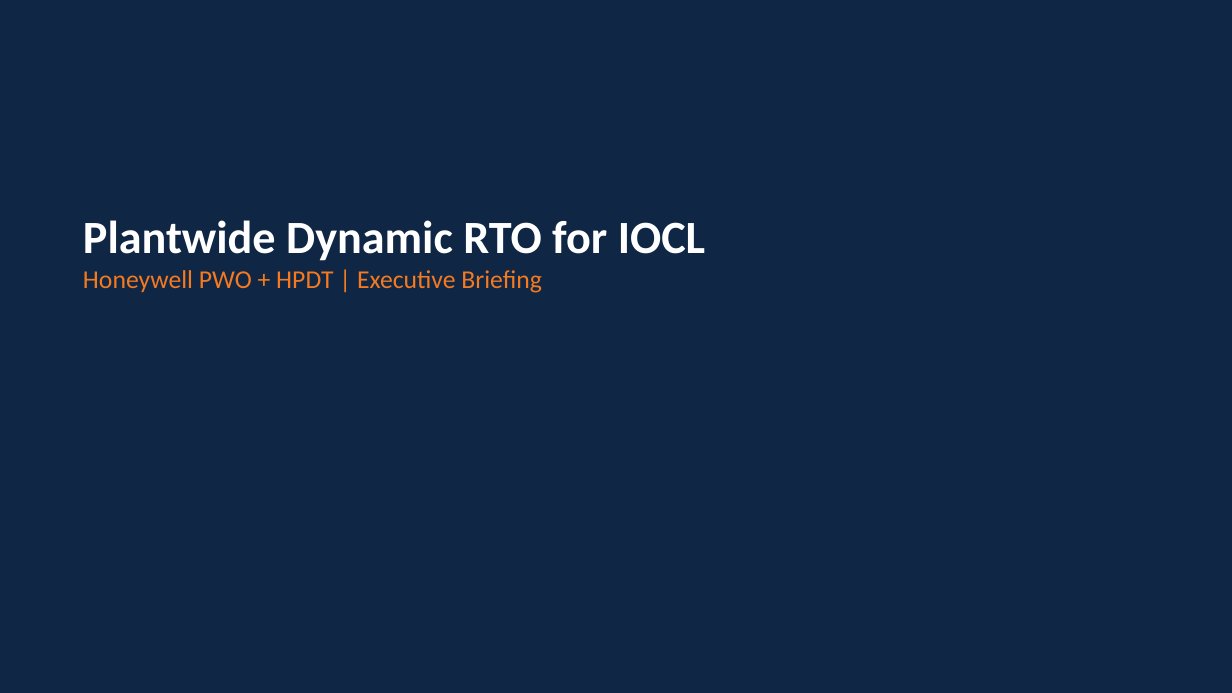
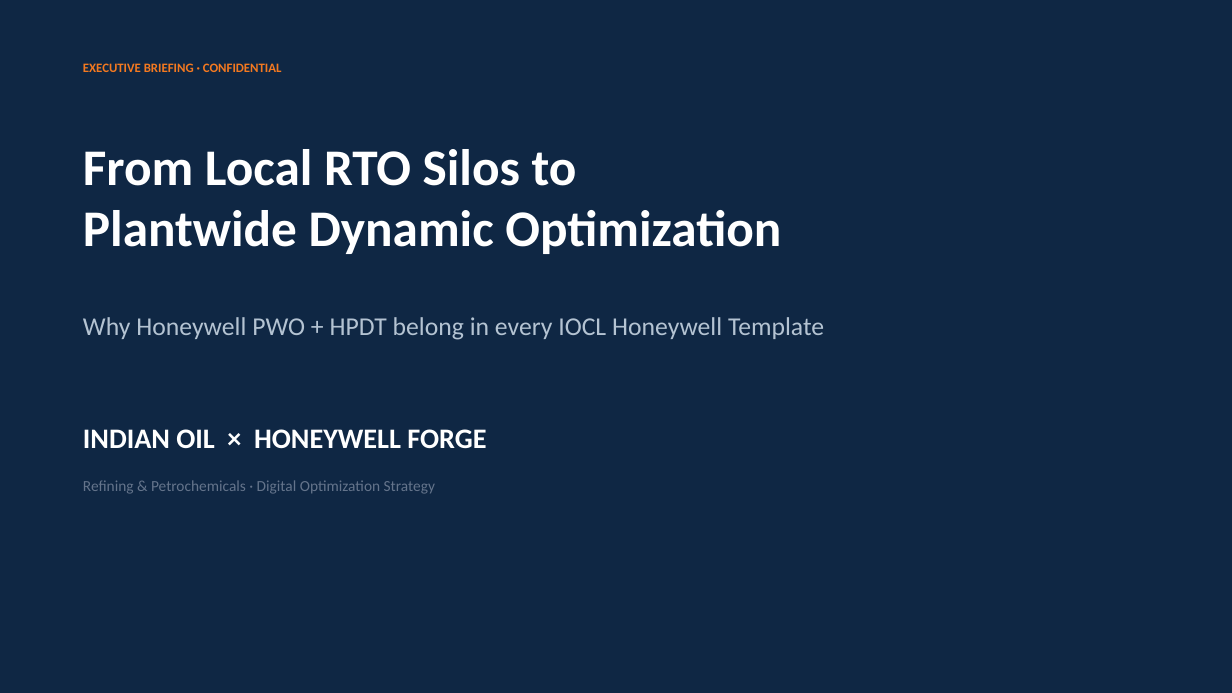
Before and after one commit to Zeeshanalam1994/LeadScoring, a slide deck: slide 1 of IOCL_Honeywell_PWO_Presentation/IOCL_Honeywell_PWO_Executive.pptx. Drawn at 1232x693 pixels with LibreOffice and Linux fonts; fonts in the diff are those of the drawing. Boxes give left, top, right and bottom in pixels: in the first picture for what was removed or moved away, otherwise in the second. Text is boxed around its words. In the diff, an @@ line names an element or a change of style, - is before the commit and + after.

```diff
--- a/IOCL_Honeywell_PWO_Presentation/IOCL_Honeywell_PWO_Executive.pptx
+++ b/IOCL_Honeywell_PWO_Presentation/IOCL_Honeywell_PWO_Executive.pptx
@@ text at (83, 63, 282, 72): text changed; size 20 to 10 pt; bold on @@
-Plantwide Dynamic RTO for IOCL
-Honeywell PWO + HPDT | Executive Briefing
+EXECUTIVE BRIEFING · CONFIDENTIAL
@@ text added at (83, 149, 781, 254), 40 pt, text #FFFFFF, bold @@
+From Local RTO Silos to
+Plantwide Dynamic Optimization
@@ text added at (83, 317, 824, 340), 20 pt, text #B4C3D2 @@
+Why Honeywell PWO + HPDT belong in every IOCL Honeywell Template
@@ text added at (83, 429, 486, 448), 22 pt, text #FFFFFF, bold @@
+INDIAN OIL × HONEYWELL FORGE
@@ text added at (83, 480, 435, 494), 12 pt, text #64748B @@
+Refining & Petrochemicals · Digital Optimization Strategy
```
Also in this commit, not shown: 2 other slides changed, 14 slides added, 3 slides removed, 2 other files.
